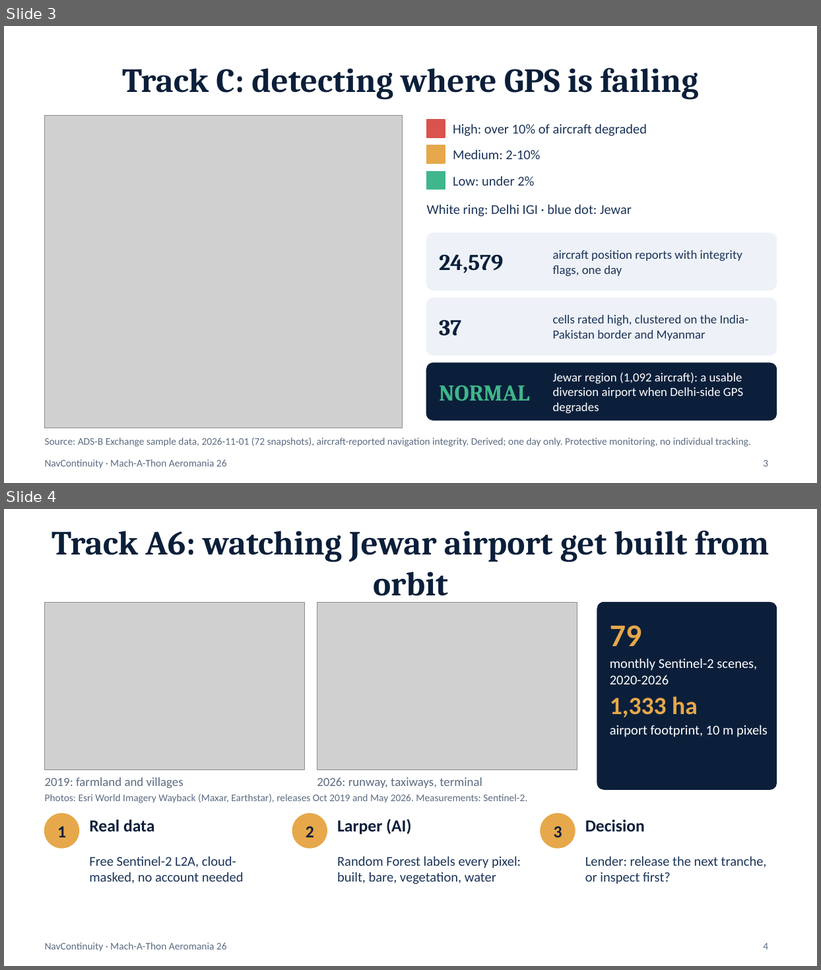
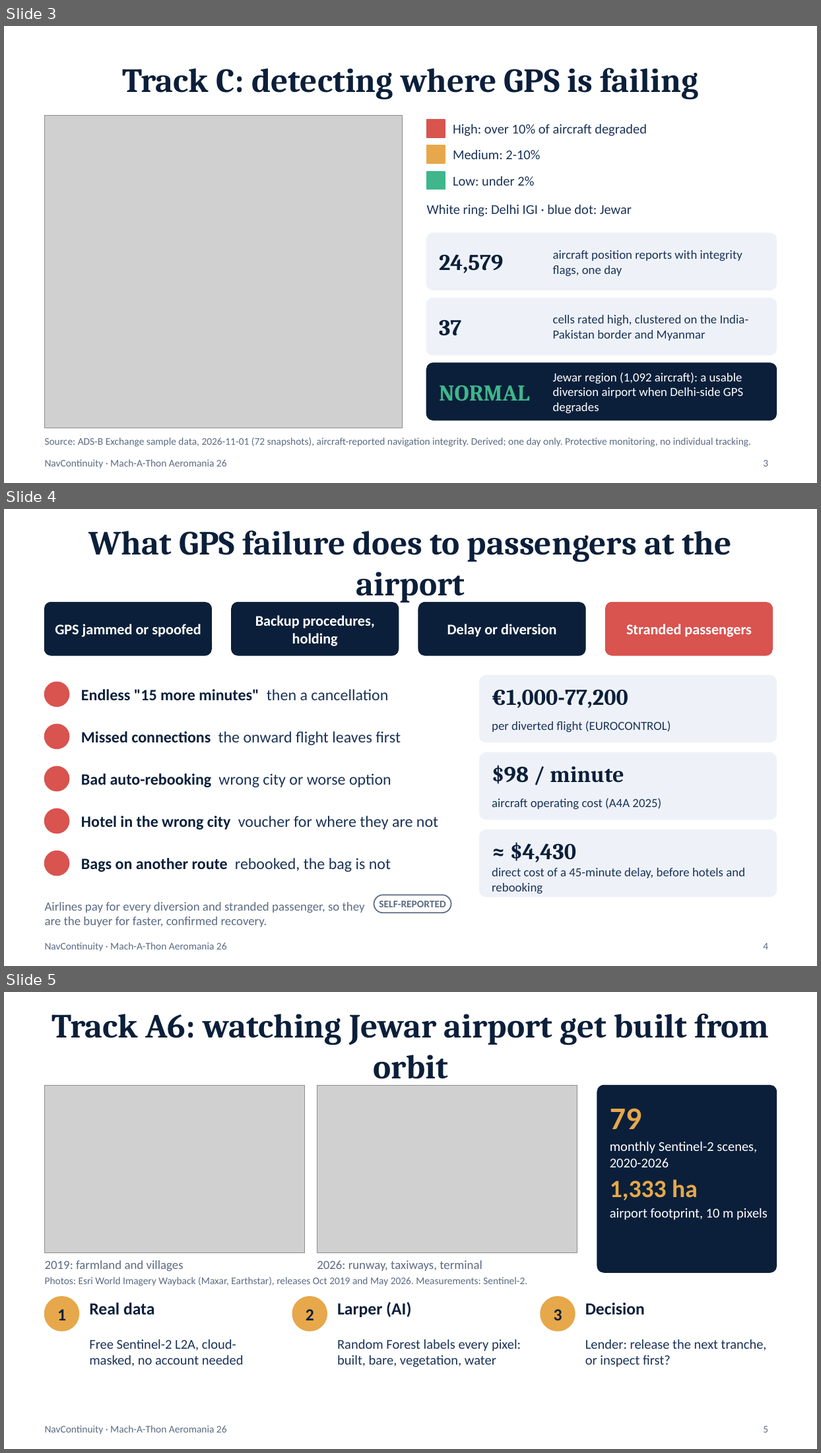
Before and after one commit to rehancodes-web/Mack.1, a slide deck: pitch/NavContinuity_MachAThon.pptx. Shown one above the other, each under a label of ours: slides 3 and 4 before the commit, slides 3, 4 and 5 after it. The pictures are 821x970 and 821x1453 pixels, drawn with LibreOffice and Linux fonts; fonts in the diff are those of the drawing; grey boxes stand for pictures. Boxes give left, top, right and bottom in pixels: in the first picture for what was removed or moved away, otherwise in the second. Text is boxed around its words. In the diff, an @@ line names an element or a change of style, - is before the commit and + after.

```diff
--- a/pitch/NavContinuity_MachAThon.pptx
+++ b/pitch/NavContinuity_MachAThon.pptx
@@ slide 4 added at box(4, 509, 817, 966), background #FFFFFF; not listed: 1 template element that a slide beside it also shows @@
@@ title added at box(88, 530, 732, 603), 30 pt, text #0B1F3A, bold @@
+What GPS failure does to passengers at the airport
@@ rounded rectangle added at box(45, 603, 211, 656), fill #0B1F3A, outline #0B1F3A 1 pt @@
@@ rounded rectangle added at box(232, 603, 399, 656), fill #0B1F3A, outline #0B1F3A 1 pt @@
@@ rounded rectangle added at box(418, 603, 585, 656), fill #0B1F3A, outline #0B1F3A 1 pt @@
@@ rounded rectangle added at box(606, 603, 772, 656), fill #D9534F, outline #D9534F 1 pt @@
@@ text added at box(55, 624, 201, 637), 13 pt, text #FFFFFF, bold @@
+GPS jammed or spoofed
@@ text added at box(255, 615, 375, 646), 13 pt, text #FFFFFF, bold @@
+Backup procedures, holding
@@ text added at box(448, 624, 557, 637), 13 pt, text #FFFFFF, bold @@
+Delay or diversion
@@ text added at box(626, 624, 752, 637), 13 pt, text #FFFFFF, bold @@
+Stranded passengers
@@ ellipse added at box(45, 682, 69, 706), fill #D9534F, outline #D9534F 1 pt @@
@@ rounded rectangle added at box(480, 676, 776, 743), fill #EEF2F8, outline #EEF2F8 1 pt @@
@@ text added at box(81, 689, 388, 700), 14 pt, text #0B1F3A, bold @@
+Endless "15 more minutes" then a cancellation
@@ text added at box(492, 689, 628, 708), 20 pt, text #0B1F3A, bold @@
+€1,000-77,200
@@ ellipse added at box(45, 724, 69, 749), fill #D9534F, outline #D9534F 1 pt @@
@@ text added at box(492, 721, 671, 733), 11 pt, text #1B3358 @@
+per diverted flight (EUROCONTROL)
@@ text added at box(81, 731, 401, 745), 14 pt, text #1B3358 @@
+Missed connections the onward flight leaves first
@@ rounded rectangle added at box(480, 753, 776, 820), fill #EEF2F8, outline #EEF2F8 1 pt @@
@@ text added at box(492, 765, 624, 784), 20 pt, text #0B1F3A, bold @@
+$98 / minute
@@ ellipse added at box(45, 767, 69, 791), fill #D9534F, outline #D9534F 1 pt @@
@@ text added at box(81, 774, 391, 788), 14 pt, text #1B3358 @@
+Bad auto-rebooking wrong city or worse option
@@ text added at box(492, 798, 661, 810), 11 pt, text #1B3358 @@
+aircraft operating cost (A4A 2025)
@@ ellipse added at box(45, 809, 69, 834), fill #D9534F, outline #D9534F 1 pt @@
@@ text added at box(81, 816, 438, 830), 14 pt, text #1B3358 @@
+Hotel in the wrong city voucher for where they are not
@@ rounded rectangle added at box(480, 830, 776, 897), fill #EEF2F8, outline #EEF2F8 1 pt @@
@@ text added at box(510, 842, 576, 863), 20 pt, text #0B1F3A, bold @@
+≈ $4,430
@@ ellipse added at box(45, 852, 69, 876), fill #D9534F, outline #D9534F 1 pt @@
@@ text added at box(81, 858, 391, 872), 14 pt, text #1B3358 @@
+Bags on another route rebooked, the bag is not
@@ text added at box(492, 868, 745, 894), 11 pt, text #1B3358 @@
+direct cost of a 45-minute delay, before hotels and rebooking
@@ text added at box(45, 902, 365, 927), 11 pt, text #5B6B82 @@
+Airlines pay for every diversion and stranded passenger, so they are the buyer for faster, confirmed recovery.
@@ rounded rectangle added at box(374, 895, 451, 913), fill #FFFFFF, outline #5B6B82 1 pt @@
@@ text added at box(379, 901, 446, 908), 9 pt, text #5B6B82, bold @@
+SELF-REPORTED
@@ page number added at box(763, 943, 768, 950), 9 pt, text #5B6B82 @@
+4
@@ what was slide 4 is now slide 5 @@
@@ page number at box(763, 1426, 768, 1433): text changed @@
-4
+5
```
Also in this commit, not shown: 3 slides changed, 2 other files.
